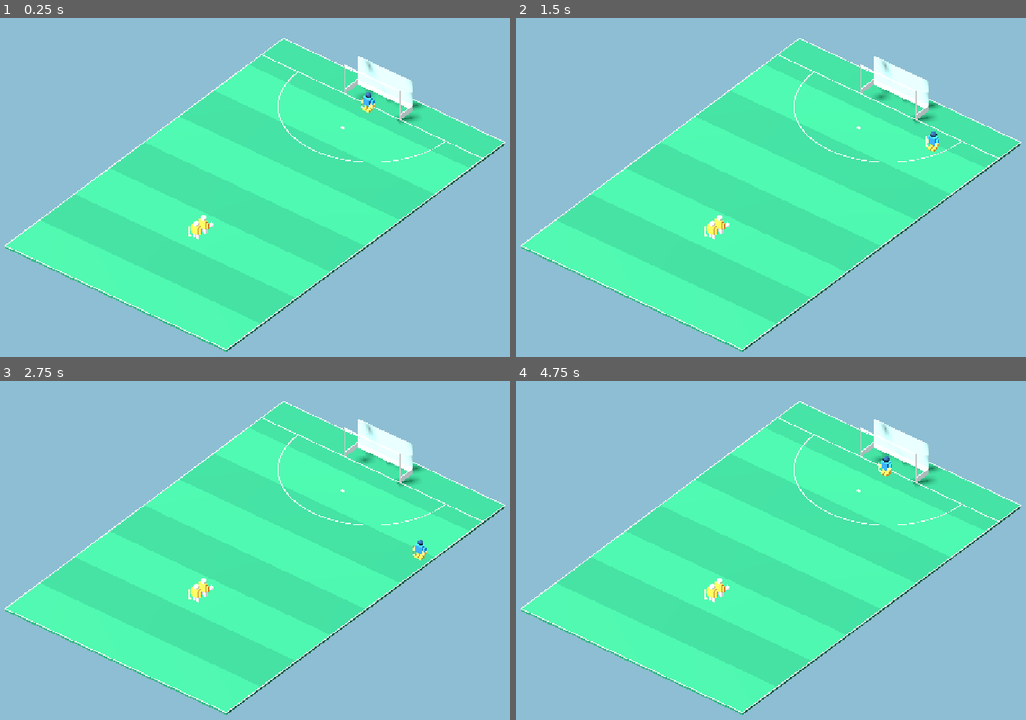
Above: before the commit, frames 1-4 (two rows, left to right).
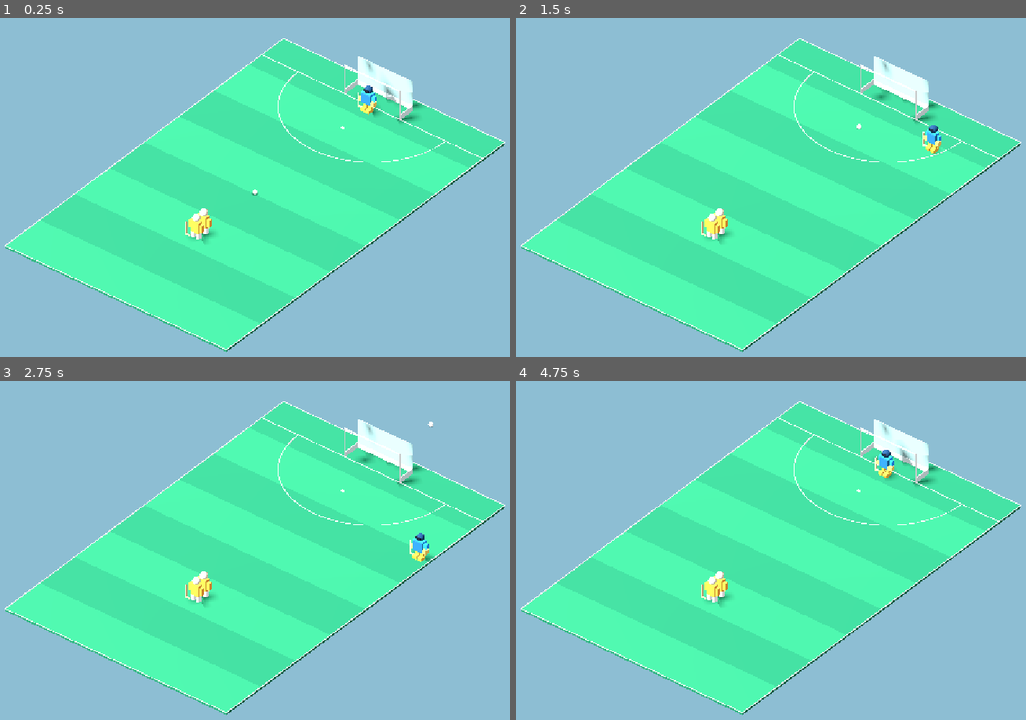
Above: after the commit, the same moments.

Repository: affarf/penalty-corner-challenge-3d
Game: Godot game, scene res://scenes/main_3d.tscn
The game is run twice, just before and just after one commit, with the same random seed, the same clock (stepped at 60 frames per second) and the same inputs.
Inputs:
- Up to frame 1 (0.25 s): no input
- Up to frame 2 (1.5 s): tap Enter (ui_accept) at 0.5, 0.6, 0.77, 1.07, 1.35 s; hold D (move_right) 0.53-1.28 s; hold S (move_down) from 1.28 s (still down)
- Up to frame 3 (2.75 s): tap Enter (ui_accept) at 1.52, 1.82, 2.1 s; release S (move_down) at 2.03 s; hold D (move_right) from 2.03 s (still down)
- Up to frame 4 (4.75 s): release D (move_right) at 2.78 s; hold W (move_up) 2.78-3.53 s; tap Enter (ui_accept) at 2.85, 3.02, 3.32, 3.6, 3.77, 4.07, 4.35, 4.52 s; hold A (move_left) from 3.53 s (still down)

The runs differ from the first frame. In frame 1, 0.6% of the frame differs, in the area x 36-79%, y 18-67%; in frame 2, 0.5%; in frame 3, 0.5%; in frame 4, 0.6%.

Commit message:
Add modular 3D ball with aerial trajectory

Diff:
--- /dev/null
+++ b/scenes/ball/ball_3d.tscn
@@ -0,0 +1,6 @@
+[gd_scene format=3 uid="uid://bq4c863oi6gkk"]
+
+[ext_resource type="Script" uid="uid://bbv42m48r7mxm" path="res://scripts/ball/ball_3d.gd" id="1_7yola"]
+
+[node name="Ball3d" type="Node3D" unique_id=1700041622]
+script = ExtResource("1_7yola")
--- a/scenes/main_3d.tscn
+++ b/scenes/main_3d.tscn
@@ -5,6 +5,7 @@
 [ext_resource type="PackedScene" uid="uid://c7hk5kpkr3dbd" path="res://scenes/world/pitch_3d.tscn" id="3_kefov"]
 [ext_resource type="PackedScene" uid="uid://bis2bfs16no5n" path="res://scenes/players/player_3d.tscn" id="4_le0cj"]
 [ext_resource type="PackedScene" uid="uid://b07ks1npamgy1" path="res://scenes/players/goalkeeper_3d.tscn" id="5_78blk"]
+[ext_resource type="PackedScene" uid="uid://bq4c863oi6gkk" path="res://scenes/ball/ball_3d.tscn" id="6_78blk"]
 
 [node name="Prototype3D" type="Node3D" unique_id=2026045853]
 script = ExtResource("1_pt58c")
@@ -15,10 +16,12 @@
 [node name="Pitch3D" parent="." unique_id=2026071934 instance=ExtResource("3_kefov")]
 
 [node name="Attacker1" parent="." unique_id=359548197 instance=ExtResource("4_le0cj")]
-transform = Transform3D(1, 0, 0, 0, 1, 0, 0, 0, 1, 0, 0, 7)
+transform = Transform3D(1.1, 0, 0, 0, 1.1, 0, 0, 0, 1.1, 0, 0, 7)
 
 [node name="Attacker2" parent="." unique_id=1811710993 instance=ExtResource("4_le0cj")]
-transform = Transform3D(1, 0, 0, 0, 1, 0, 0, 0, 1, 0, 0, 8)
+transform = Transform3D(1.1, 0, 0, 0, 1.1, 0, 0, 0, 1.1, 0, 0, 8)
 
 [node name="Goalkeeper3D" parent="." unique_id=2044590347 instance=ExtResource("5_78blk")]
-transform = Transform3D(1, 0, 0, 0, 1, 0, 0, 0, 1, 0, 0, -15.5)
+transform = Transform3D(1.1, 0, 0, 0, 1.1, 0, 0, 0, 1.1, 0, 0, -15.5)
+
+[node name="Ball3d" parent="." unique_id=1700041622 instance=ExtResource("6_78blk")]
--- /dev/null
+++ b/scripts/ball/ball_3d.gd
@@ -0,0 +1,91 @@
+
+extends Node3D
+
+@export var ball_radius: float = 0.22
+@export var travel_speed: float = 13.0
+@export var launch_height: float = 2.5
+@export var travel_distance: float = 12.0
+
+var ball_mesh: MeshInstance3D
+var shadow_mesh: MeshInstance3D
+
+var moving: bool = false
+var progress: float = 0.0
+var start_position: Vector3
+var end_position: Vector3
+
+
+func _ready() -> void:
+	build_visuals()
+
+
+func _process(delta: float) -> void:
+	if Input.is_action_just_pressed("ui_accept") and not moving:
+		launch_ball()
+
+	if moving:
+		progress += delta * travel_speed / travel_distance
+		progress = clampf(progress, 0.0, 1.0)
+
+		var ground_position := start_position.lerp(
+			end_position,
+			progress
+		)
+
+		var height := sin(progress * PI) * launch_height
+
+		position = ground_position
+		ball_mesh.position.y = ball_radius + height
+
+		# Shadow remains at ground level.
+		shadow_mesh.scale = Vector3.ONE * (
+			1.0 - progress * 0.25
+		)
+
+		if progress >= 1.0:
+			moving = false
+			ball_mesh.position.y = ball_radius
+
+
+func launch_ball() -> void:
+	moving = true
+	progress = 0.0
+
+	start_position = position
+	end_position = start_position + Vector3(0, 0, -travel_distance)
+
+
+func build_visuals() -> void:
+	ball_mesh = MeshInstance3D.new()
+	ball_mesh.name = "BallVisual"
+
+	var sphere := SphereMesh.new()
+	sphere.radius = ball_radius
+	sphere.height = ball_radius * 2.0
+
+	var white := StandardMaterial3D.new()
+	white.albedo_color = Color.WHITE
+
+	ball_mesh.mesh = sphere
+	ball_mesh.material_override = white
+	ball_mesh.position.y = ball_radius
+	add_child(ball_mesh)
+
+	# Shadow
+	shadow_mesh = MeshInstance3D.new()
+	shadow_mesh.name = "BallShadow"
+
+	var shadow := CylinderMesh.new()
+	shadow.top_radius = ball_radius * 1.3
+	shadow.bottom_radius = ball_radius * 1.3
+	shadow.height = 0.015
+
+	var material := StandardMaterial3D.new()
+	material.albedo_color = Color(0, 0, 0, 0.3)
+	material.transparency = BaseMaterial3D.TRANSPARENCY_ALPHA
+	material.shading_mode = BaseMaterial3D.SHADING_MODE_UNSHADED
+
+	shadow_mesh.mesh = shadow
+	shadow_mesh.material_override = material
+	shadow_mesh.position.y = 0.025
+	add_child(shadow_mesh)
--- a/scripts/main_3d.gd
+++ b/scripts/main_3d.gd
@@ -3,28 +3,7 @@
 
 
 func _ready() -> void:
-	build_ball()
 	build_camera_and_light()
-
-
-func build_ball() -> void:
-	var ball := MeshInstance3D.new()
-	ball.name = "PrototypeBall"
-
-	var mesh := SphereMesh.new()
-	mesh.radius = 0.22
-	mesh.height = 0.44
-
-	var material := StandardMaterial3D.new()
-	material.albedo_color = Color.WHITE
-	material.roughness = 0.8
-
-	ball.mesh = mesh
-	ball.material_override = material
-	ball.position = Vector3(0, 0.22, 6)
-
-	add_child(ball)
-
 
 func build_camera_and_light() -> void:
 	var camera := Camera3D.new()
--- a/scripts/players/player_3d.gd
+++ b/scripts/players/player_3d.gd
@@ -64,7 +64,7 @@
 
 	# Reduce the oversized original model.
 	# Total model height is now roughly 1.75 units.
-	visual_root.scale = Vector3.ONE * 0.78
+	visual_root.scale = Vector3.ONE * 1
 
 	# Torso
 	add_box(
Not shown, added: scripts/ball/ball_3d.gd.uid
